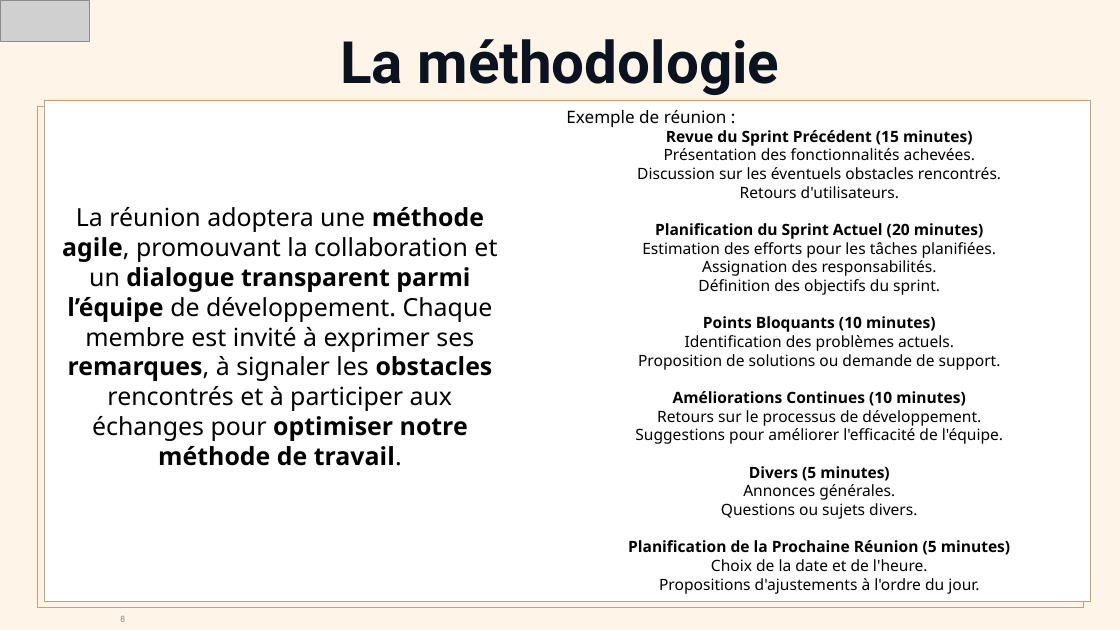
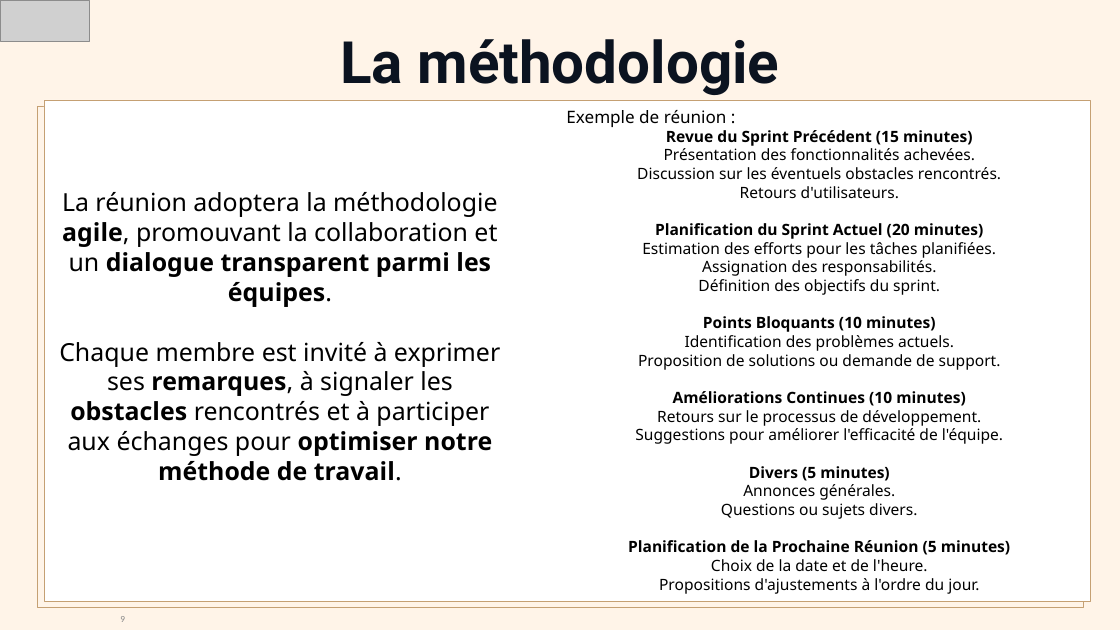
Before and after one commit to Weeskin/P7_-_Planifiez_le_developpement_du_site_de_votre_client, a slide deck: slide 9 of 4_Presentation_générale/Sourice_Pierre_4_solution technique_08022024.pptx (slide 8 before the commit). Drawn at 1120x630 pixels with LibreOffice and Linux fonts; fonts in the diff are those of the drawing; grey boxes stand for pictures. Boxes give left, top, right and bottom in pixels: in the first picture for what was removed or moved away, otherwise in the second. Text is boxed around its words. In the diff, an @@ line names an element or a change of style, - is before the commit and + after.

```diff
--- a/4_Presentation_générale/Sourice_Pierre_4_solution technique_08022024.pptx
+++ b/4_Presentation_générale/Sourice_Pierre_4_solution technique_08022024.pptx
@@ text at (x1=59, y1=192, x2=500, y2=481): text changed @@
-La réunion adoptera une méthode agile, promouvant la collaboration et un dialogue transparent parmi l’équipe de développement. Chaque membre est invité à exprimer ses remarques, à signaler les obstacles rencontrés et à participer aux échanges pour optimiser notre méthode de travail.
+La réunion adoptera la méthodologie agile, promouvant la collaboration et un dialogue transparent parmi les équipes.
+Chaque membre est invité à exprimer ses remarques, à signaler les obstacles rencontrés et à participer aux échanges pour optimiser notre méthode de travail.
```
Also in this commit, not shown: 4 other slides changed, 1 slide added, 1 slide removed, 3 other files.
